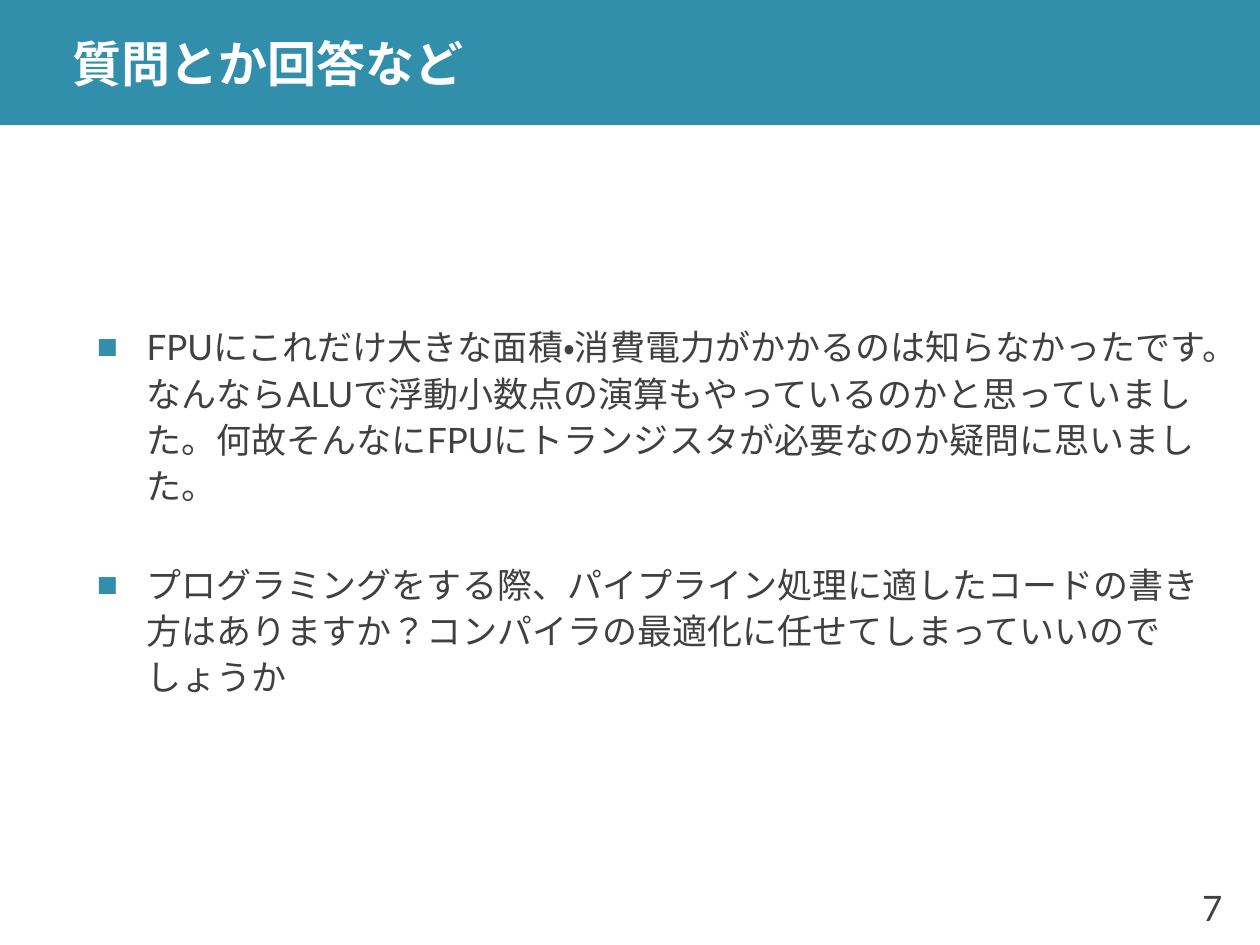
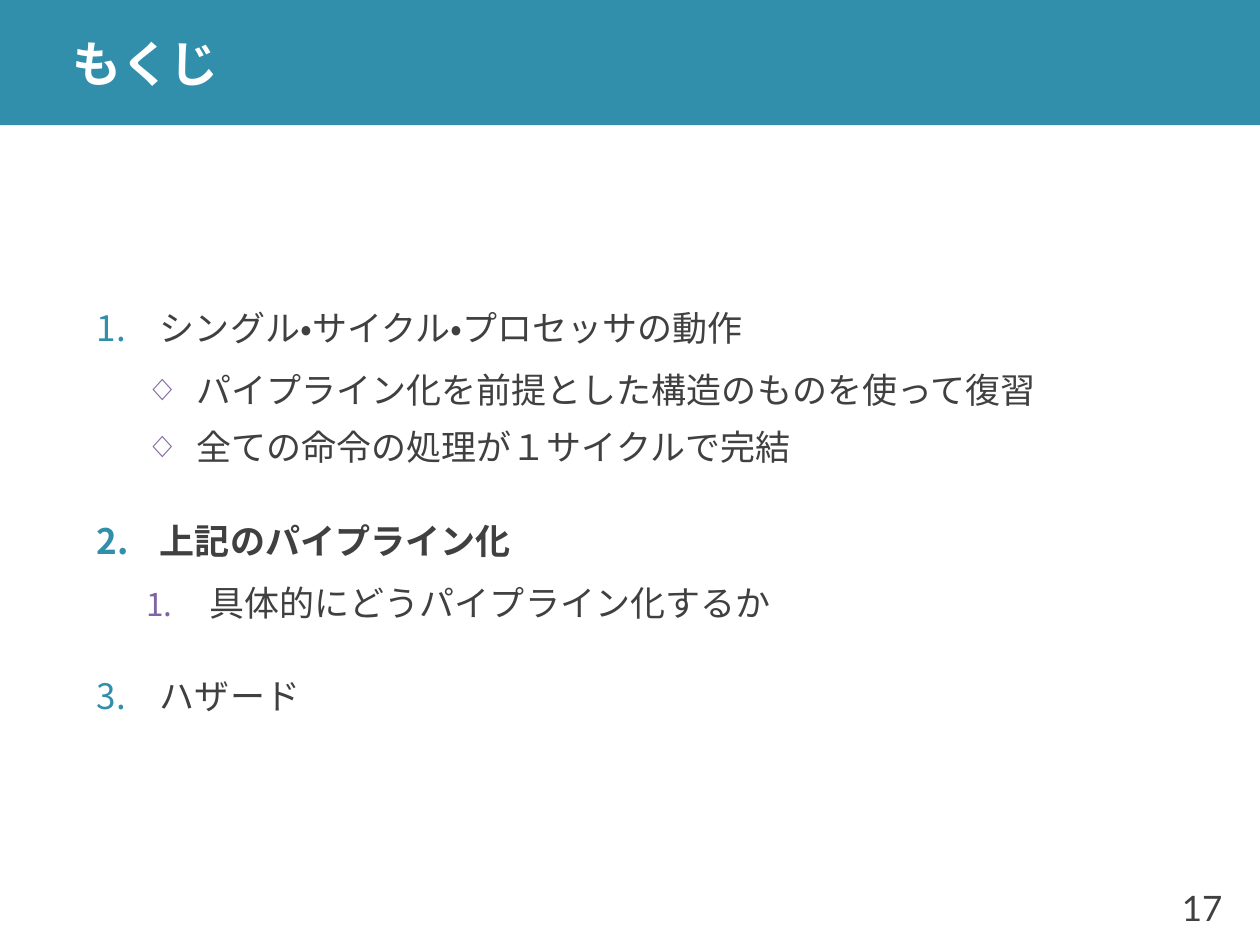
Before and after one commit to shioyadan/advanced-computer-organization, a slide deck: slide 17 of aco-shioya-04.pptx (slide 7 before the commit). Drawn at 1260x945 pixels with LibreOffice and Linux fonts; fonts in the diff are those of the drawing. Boxes give left, top, right and bottom in pixels: in the first picture for what was removed or moved away, otherwise in the second. Text is boxed around its words. In the diff, an @@ line names an element or a change of style, - is before the commit and + after.

Commit message:
パイプラインの話を第３回目から第４回目に移動
第３回にスケーリングの話を足したので，尺がたりなくなった

```diff
--- a/aco-shioya-04.pptx
+++ b/aco-shioya-04.pptx
@@ title at bbox=[72, 42, 219, 86]: text changed @@
-質問とか回答など
+もくじ
@@ text at bbox=[160, 311, 1036, 711]: text changed @@
-■ FPUにこれだけ大きな面積・消費電力がかかるのは知らなかったです。なんならALUで浮動小数点の演算もやっているのかと思っていました。何故そんなにFPUにトランジスタが必要なのか疑問に思いました。
-■ プログラミングをする際、パイプライン処理に適したコードの書き方はありますか？コンパイラの最適化に任せてしまっていいのでしょうか
+1. シングル・サイクル・プロセッサの動作
+  ◇ パイプライン化を前提とした構造のものを使って復習
+  ◇ 全ての命令の処理が１サイクルで完結
+2. 上記のパイプライン化
+  1. 具体的にどうパイプライン化するか
+3. ハザード
@@ page number at bbox=[1182, 896, 1223, 921]: text changed @@
-7
+17
```
Also in this commit, not shown: 11 other slides changed, 11 slides added, 9 slides removed, 1 other file.
